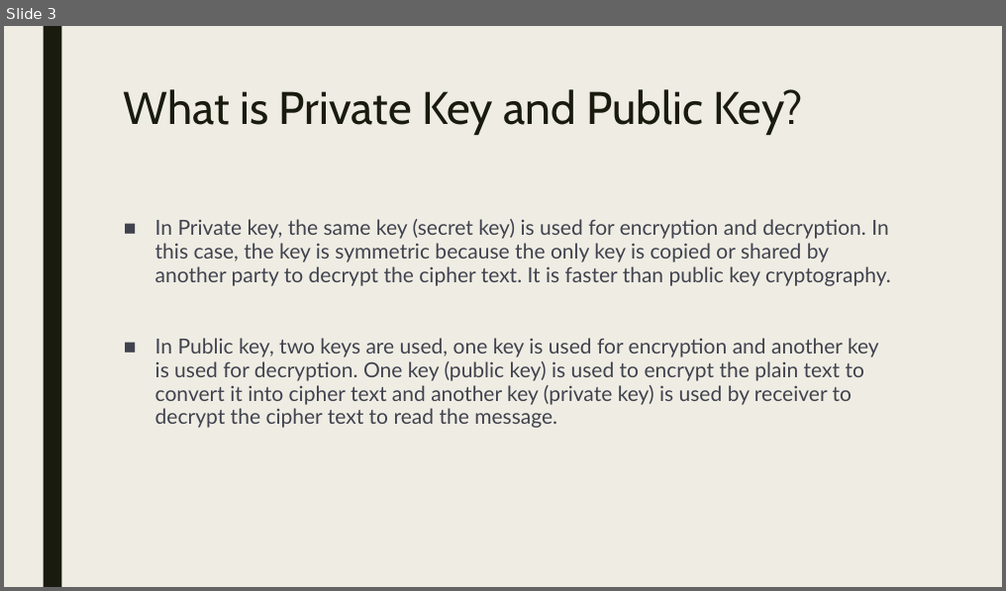
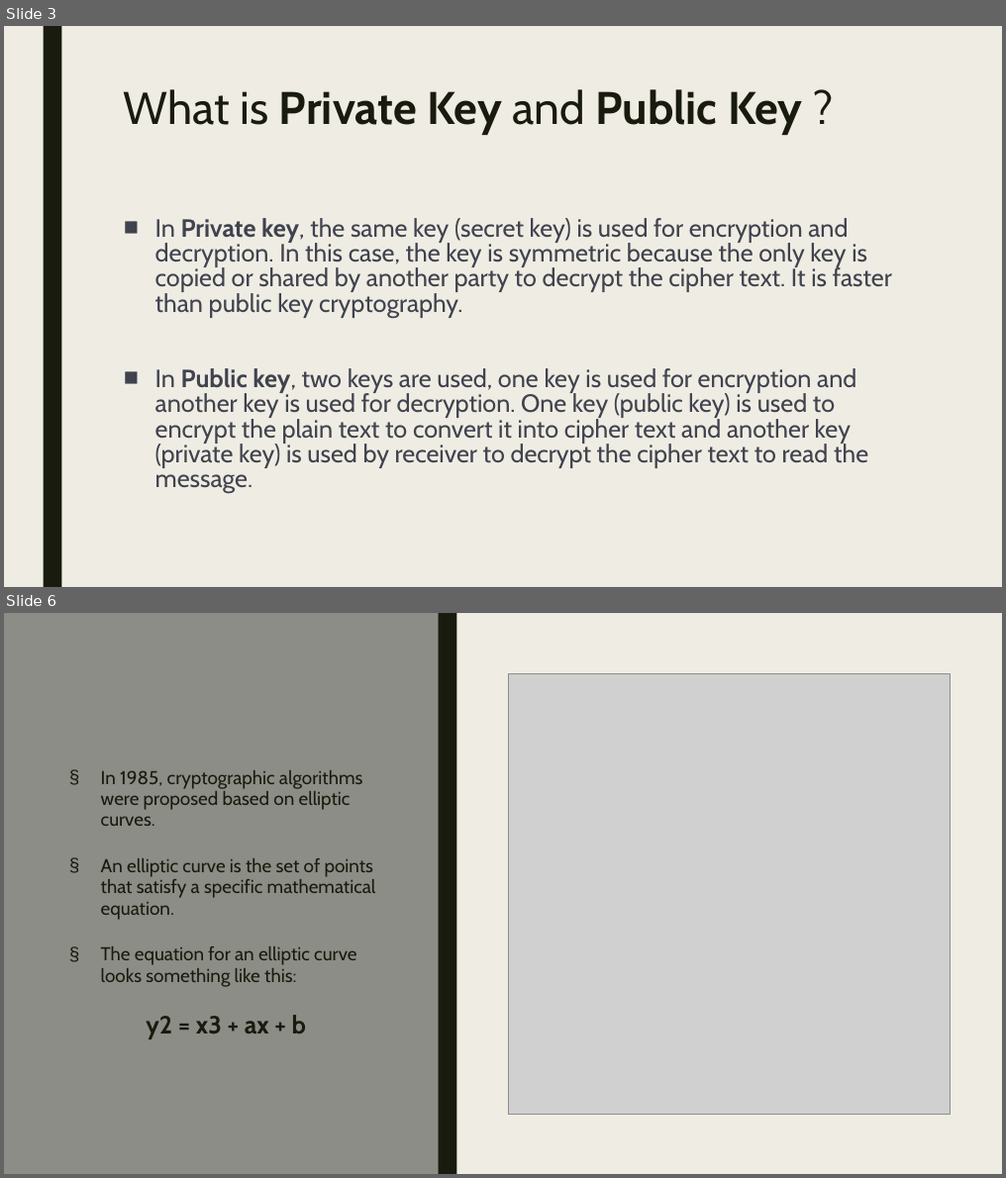
Before and after one commit to Jaidev810/ECC-Cipher, a slide deck: Ecc Cipher.pptx. Shown one above the other, each under a label of ours: slide 3 before the commit, slides 3 and 6 after it; the slides between them are not shown. The pictures are 1006x591 and 1006x1178 pixels, drawn with LibreOffice and Linux fonts; fonts in the diff are those of the drawing; grey boxes stand for pictures. Boxes give left, top, right and bottom in pixels: in the first picture for what was removed or moved away, otherwise in the second. Text is boxed around its words. In the diff, an @@ line names an element or a change of style, - is before the commit and + after.

```diff
--- a/Ecc Cipher.pptx
+++ b/Ecc Cipher.pptx
@@ slide 6 added at <box>4,613,1002,1174</box>, background #EFEDE3 @@
@@ rectangle added at <box>4,613,439,1174</box>, fill #8C8D86 @@
@@ rectangle added at <box>43,613,61,1174</box>, fill #191B0E @@
@@ rectangle added at <box>439,613,456,1174</box>, fill #191B0E @@
@@ picture added at <box>509,673,950,1115</box> @@
@@ text added at <box>101,770,376,1040</box>, 18 pt, text #191B0E @@
+§ In 1985, cryptographic algorithms were proposed based on elliptic curves.
+§ An elliptic curve is the set of points that satisfy a specific mathematical equation.
+§ The equation for an elliptic curve looks something like this:
+y2 = x3 + ax + b
@@ slide 3 changed as well @@
@@ title at <box>124,89,802,135</box>: text changed; bold on @@
-What is Private Key and Public Key?
+What is Private Key and Public Key ?
@@ text "In Private key, the same ..." at <box>155,218,892,494</box>: size 20 to 24 pt, font Lato to Cabin; bold on in "Private key,", "Public key,"; line spacing 0.94 to 0.84 @@
```
Also in this commit, not shown: 2 other slides changed, 3 other slides added, 5 slides removed.
